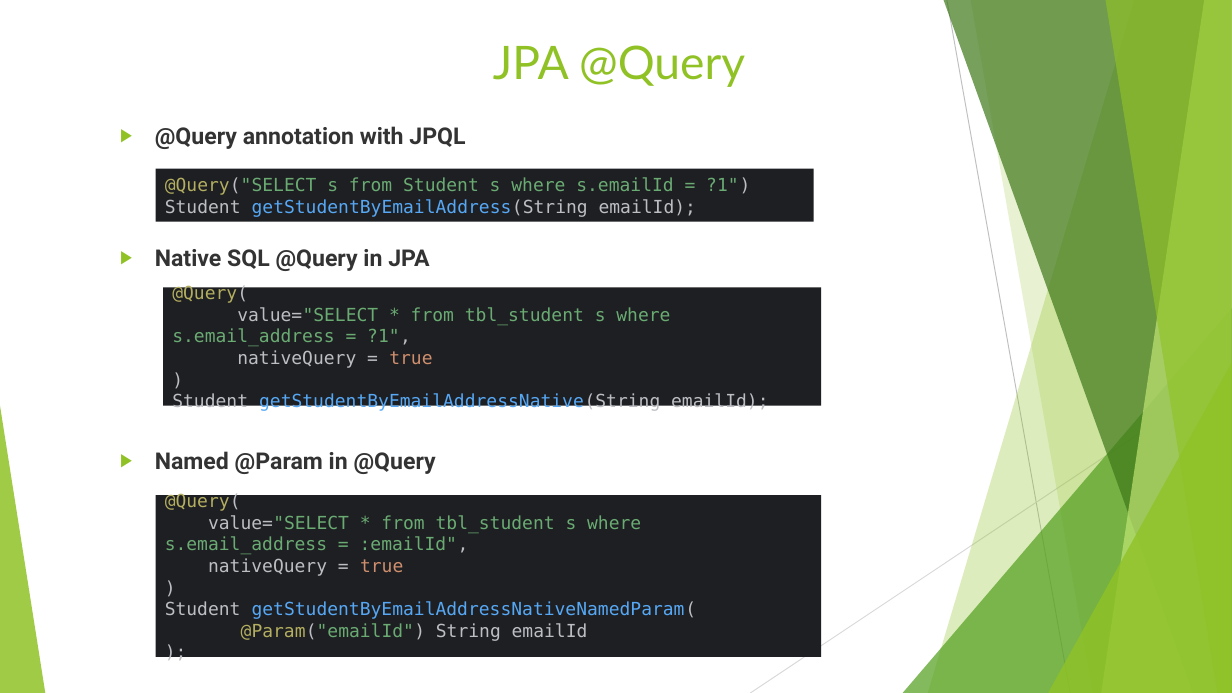
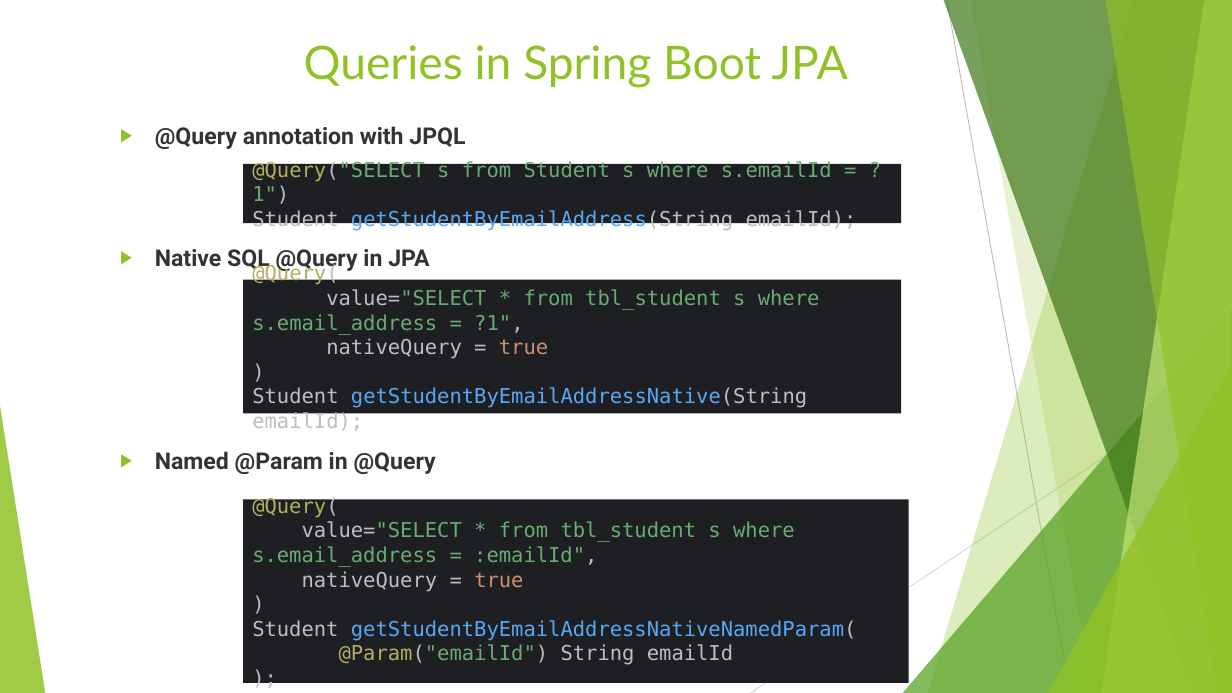
Before and after one commit to SwarnadeepGhosh/CollegeAPI-JPA, a slide deck: slide 8 of img/JPATutorial.pptx (slide 6 before the commit). Drawn at 1232x693 pixels with LibreOffice and Linux fonts; fonts in the diff are those of the drawing. Boxes give left, top, right and bottom in pixels: in the first picture for what was removed or moved away, otherwise in the second. Text is boxed around its words. In the diff, an @@ line names an element or a change of style, - is before the commit and + after.

```diff
--- a/img/JPATutorial.pptx
+++ b/img/JPATutorial.pptx
@@ title at box(304, 45, 848, 88): text changed @@
-JPA @Query
+Queries in Spring Boot JPA
@@ rectangle "@Query("SELECT s from Student s ...": place and size @@
-rectangle "@Query("SELECT s from Student s ..." at box(155, 169, 813, 222)
+rectangle "@Query("SELECT s from Student s ..." at box(243, 165, 901, 224)
@@ rectangle "@Query( value="SELECT * from tbl_student ...": place and size @@
-rectangle "@Query( value="SELECT * from tbl_student ..." at box(164, 287, 822, 406)
+rectangle "@Query( value="SELECT * from tbl_student ..." at box(243, 280, 901, 414)
@@ size 14 to 16 pt in 3 elements at box(243, 280, 901, 414), box(243, 165, 901, 224), box(243, 500, 909, 684) @@
@@ rectangle "@Query( value="SELECT * from tbl_student ...": place and size @@
-rectangle "@Query( value="SELECT * from tbl_student ..." at box(155, 495, 821, 657)
+rectangle "@Query( value="SELECT * from tbl_student ..." at box(243, 500, 909, 684)
```
Also in this commit, not shown: 9 other slides changed, 8 slides added, 1 slide removed.
